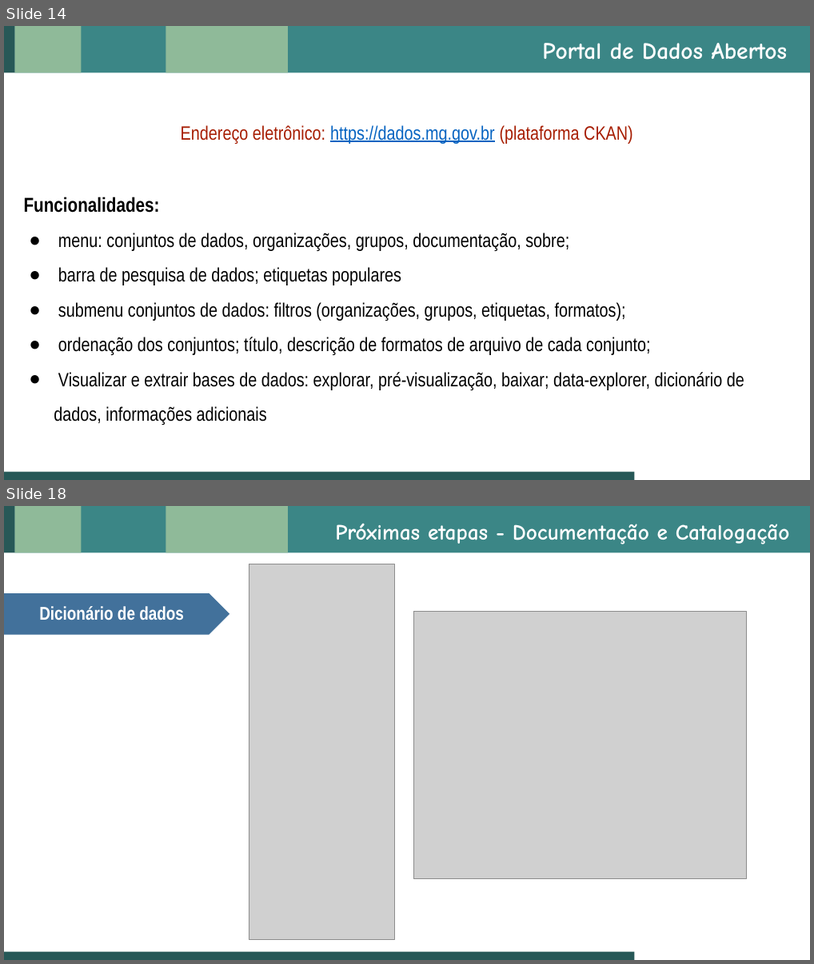
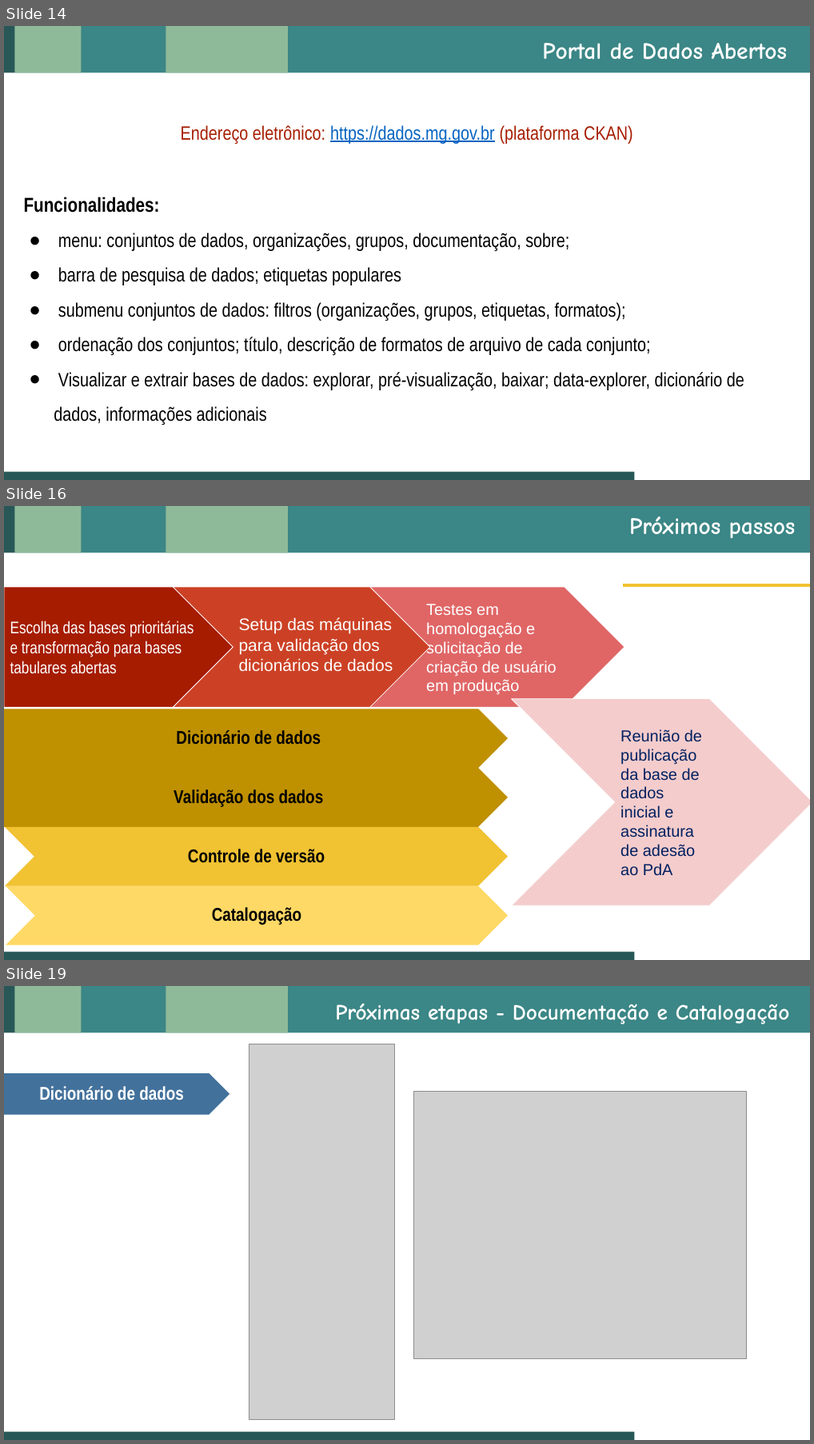
Before and after one commit to dados-mg/apresentacoes, a slide deck: dados-abertos-kick-off-2022-02.pptx. Shown one above the other, each under a label of ours: slides 14 and 18 before the commit, slides 14, 16 and 19 after it; the slides between them are not shown. The pictures are 814x964 and 814x1444 pixels, drawn with LibreOffice and Linux fonts; fonts in the diff are those of the drawing; grey boxes stand for pictures; background and template pictures are left out. Boxes give left, top, right and bottom in pixels: in the first picture for what was removed or moved away, otherwise in the second. Text is boxed around its words. In the diff, an @@ line names an element or a change of style, - is before the commit and + after.

```diff
--- a/dados-abertos-kick-off-2022-02.pptx
+++ b/dados-abertos-kick-off-2022-02.pptx
@@ slide 16 added at (x1=4, y1=506, x2=810, y2=960), background #FFFFFF; not listed: 5 template elements that a slide beside it also shows @@
@@ title added at (x1=630, y1=516, x2=796, y2=538), 28 pt, text #FFFFFF, bold @@
+Próximos passos
@@ pentagon arrow added at (x1=4, y1=587, x2=234, y2=708), fill #A61C00, outline #FFFFFF 0.75 pt, 20 pt, text #FFFFFF @@
+Escolha das bases prioritárias e transformação para bases tabulares abertas
@@ chevron added at (x1=173, y1=587, x2=430, y2=708), fill #CC4125, outline #FFFFFF 0.75 pt @@
@@ chevron added at (x1=360, y1=587, x2=625, y2=708), fill #E06666, outline #FFFFFF 0.75 pt, 19 pt, text #FFFFFF @@
+Testes em homologação e solicitação de criação de usuário em produção
@@ rectangle added at (x1=623, y1=583, x2=810, y2=587), fill #F1C232, outline #FFFFFF 0.75 pt @@
@@ chevron added at (x1=158, y1=609, x2=410, y2=699), fill #CC4125, outline #FFFFFF 0.75 pt @@
@@ text added at (x1=239, y1=617, x2=393, y2=671), 20 pt, text #FFFFFF @@
+Setup das máquinas para validação dos dicionários de dados
@@ pentagon arrow added at (x1=4, y1=708, x2=508, y2=768), fill #BF9000, 22 pt, text #000000, bold @@
+Dicionário de dados
@@ chevron added at (x1=511, y1=699, x2=810, y2=906), fill #F4CCCC, outline #FFFFFF 0.75 pt, 19 pt, text #002060 @@
+Reunião de publicação da base de dados inicial e assinatura de adesão ao PdA
@@ pentagon arrow added at (x1=4, y1=768, x2=508, y2=828), fill #BF9000, 22 pt, text #000000, bold @@
+Validação dos dados
@@ chevron added at (x1=5, y1=827, x2=508, y2=886), fill #F1C232, 22 pt, text #000000, bold @@
+Controle de versão
@@ chevron added at (x1=6, y1=886, x2=509, y2=945), fill #FFD966, 22 pt, text #000000, bold @@
+Catalogação
@@ what was slide 18 is now slide 19 @@
```
Also in this commit, not shown: 2 slides changed.
